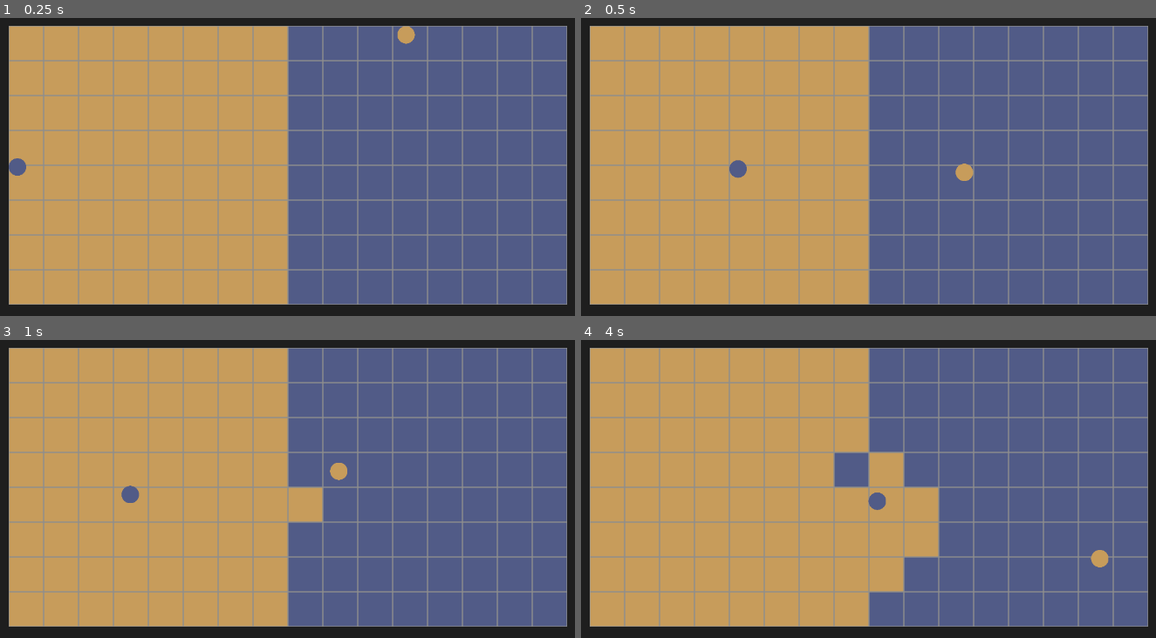
Above: before the commit, frames 1-4 (two rows, left to right).
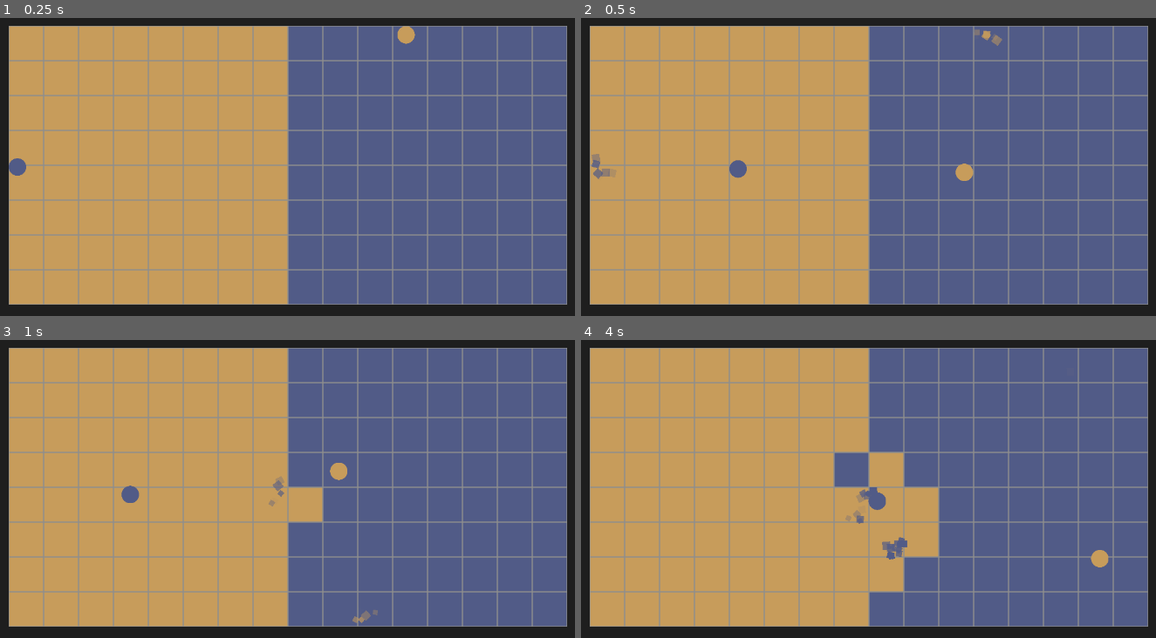
Above: after the commit, the same moments.

Repository: LiteFeather1/night-day-pong
Game: Godot game, scene res://scenes/main.tscn
The game is run twice, just before and just after one commit, with the same random seed, the same clock (stepped at 60 frames per second) and the same inputs.
Inputs:
- Up to frame 1 (0.25 s): no input
- Up to frame 2 (0.5 s): no input
- Up to frame 3 (1 s): no input
- Up to frame 4 (4 s): no input

Frame 1 is identical in both runs. In frame 2, 0.2% of the frame differs, in the area x 1-74%, y 3-55%; in frame 3, 0.2%; in frame 4, 0.4%, in the area x 45-57%, y 49-74%.

Commit message:
Added a hit particle for when the ball collides with something

Diff:
--- a/scenes/ball.gd
+++ b/scenes/ball.gd
@@ -1,5 +1,8 @@
 class_name Ball
 extends CharacterBody2D
+
+
+signal on_hit(hit_point: Vector2, normal: Vector2, colour: Color)
 
 @export var sprite_2d: Sprite2D
 
@@ -8,7 +11,10 @@
 	var collision_info = move_and_collide(velocity * delta)
 
 	if collision_info:
-		velocity = velocity.bounce(collision_info.get_normal())
+		var normal = collision_info.get_normal()
+		velocity = velocity.bounce(normal)
+
+		on_hit.emit(collision_info.get_position(), normal, sprite_2d.modulate)
 
 		var block = collision_info.get_collider() as Block
 		if block:
--- /dev/null
+++ b/scenes/ball_hit_particle.gd
@@ -0,0 +1,9 @@
+class_name BallHitParticle
+extends CPUParticles2D
+
+
+signal finished_playing(instance: BallHitParticle)
+
+
+func _on_finished() -> void:
+	finished_playing.emit(self)
--- /dev/null
+++ b/scenes/ball_hit_particle.tscn
@@ -0,0 +1,37 @@
+[gd_scene load_steps=4 format=3 uid="uid://bt5qem36d6r1r"]
+
+[ext_resource type="Texture2D" uid="uid://piqdgn5ombbr" path="res://Sprites/Rect_128.png" id="1_mmhnj"]
+[ext_resource type="Script" path="res://scenes/ball_hit_particle.gd" id="2_ghamc"]
+
+[sub_resource type="Gradient" id="Gradient_xp1vx"]
+offsets = PackedFloat32Array(0.205405, 1)
+colors = PackedColorArray(1, 1, 1, 1, 1, 1, 1, 0)
+
+[node name="ball_hit_particle" type="CPUParticles2D"]
+emitting = false
+lifetime = 0.2
+one_shot = true
+randomness = 0.25
+lifetime_randomness = 0.13
+draw_order = 1
+texture = ExtResource("1_mmhnj")
+direction = Vector2(0, -1)
+spread = 67.5
+gravity = Vector2(0, 0)
+initial_velocity_min = 256.0
+initial_velocity_max = 512.0
+angular_velocity_min = -720.0
+angular_velocity_max = 720.0
+orbit_velocity_min = -0.05
+orbit_velocity_max = 0.05
+linear_accel_min = 25.0
+linear_accel_max = 25.0
+scale_amount_min = 0.12
+scale_amount_max = 0.24
+color = Color(0, 0.34902, 1, 1)
+color_ramp = SubResource("Gradient_xp1vx")
+hue_variation_min = -1.0
+hue_variation_max = 1.0
+script = ExtResource("2_ghamc")
+
+[connection signal="finished" from="." to="." method="_on_finished"]
--- a/scenes/main.gd
+++ b/scenes/main.gd
@@ -20,6 +20,9 @@
 @export var ball_amount: int = 1
 @export var ball_start_force: float = 2048
 @export var ball_scale: float = .05
+
+const BALL_HIT_PARTICLE = preload("res://scenes/ball_hit_particle.tscn")
+var ball_hit_particles: Array[BallHitParticle]
 
 @export_group("Block Settings")
 const block_scene: PackedScene = preload("res://scenes/block.tscn")
@@ -61,9 +64,13 @@
 	# set balls
 	var ball_padding = BLOCK_SIZE * ball_scale * 2.0
 	var nearest_sqrt = pow(ceil(sqrt(ball_amount)), 2.0)
-	var amount_per_col = int(sqrt(nearest_sqrt))
+	# TODO: in the future it would be nice to have a grid that is not just squared,
+	# One that respects the size of the ball area (collums & rows)
+	var amount_of_colls = int(sqrt(nearest_sqrt))
+	var amount_per_col = amount_of_colls
 	var remainder = ball_amount % amount_per_col
 	var amount_of_rows = floori(float(ball_amount) / amount_per_col)
+
 	var center_x_1 = center_x * 0.5
 	var min_x_1 = center_x_1 - ((amount_per_col - 1) / 2.0 * ball_padding)
 	var min_y = center_y + ((amount_of_rows - 1) / 2.0 * ball_padding)
@@ -84,6 +91,10 @@
 		var y_pos = min_y - (ball_padding * amount_of_rows)
 		spawn_ball(0, Vector2(x_pos, y_pos))
 		spawn_ball(1, Vector2(x_max_2 - (ball_padding * r), y_pos))
+
+	# Spawn ball hit particles
+	for i in 11:
+		spawn_ball_hit_particle();
 
 	# set edge colliders
 	var top_right = Vector2(center_x * 2.0, 0.0)
@@ -111,8 +122,31 @@
 	ball.set_id(index, colours[index])
 	ball.position = pos
 	ball.scale = Vector2(ball_scale, ball_scale)
+	ball.on_hit.connect(on_ball_hit)
+	ball.launch(random_inside_unit_circle().normalized() * ball_start_force)
 	root.add_child.call_deferred(ball)
-	ball.launch(random_inside_unit_circle().normalized() * ball_start_force)
+
+
+func on_ball_hit(hit_point: Vector2, normal: Vector2, colour: Color):
+	if ball_hit_particles.size() == 0:
+		spawn_ball_hit_particle()
+
+	var particle: BallHitParticle = ball_hit_particles.pop_front()
+	particle.position = hit_point
+	particle.direction = normal
+	particle.color = colour
+	particle.emitting = true
+
+
+func spawn_ball_hit_particle():
+	var particle: BallHitParticle = BALL_HIT_PARTICLE.instantiate()
+	particle.finished_playing.connect(return_ball_hit_particle)
+	ball_hit_particles.append(particle)
+	root.add_child.call_deferred(particle)
+
+
+func return_ball_hit_particle(particle: BallHitParticle):
+	ball_hit_particles.append(particle)
 
 
 func random_inside_unit_circle() -> Vector2:
